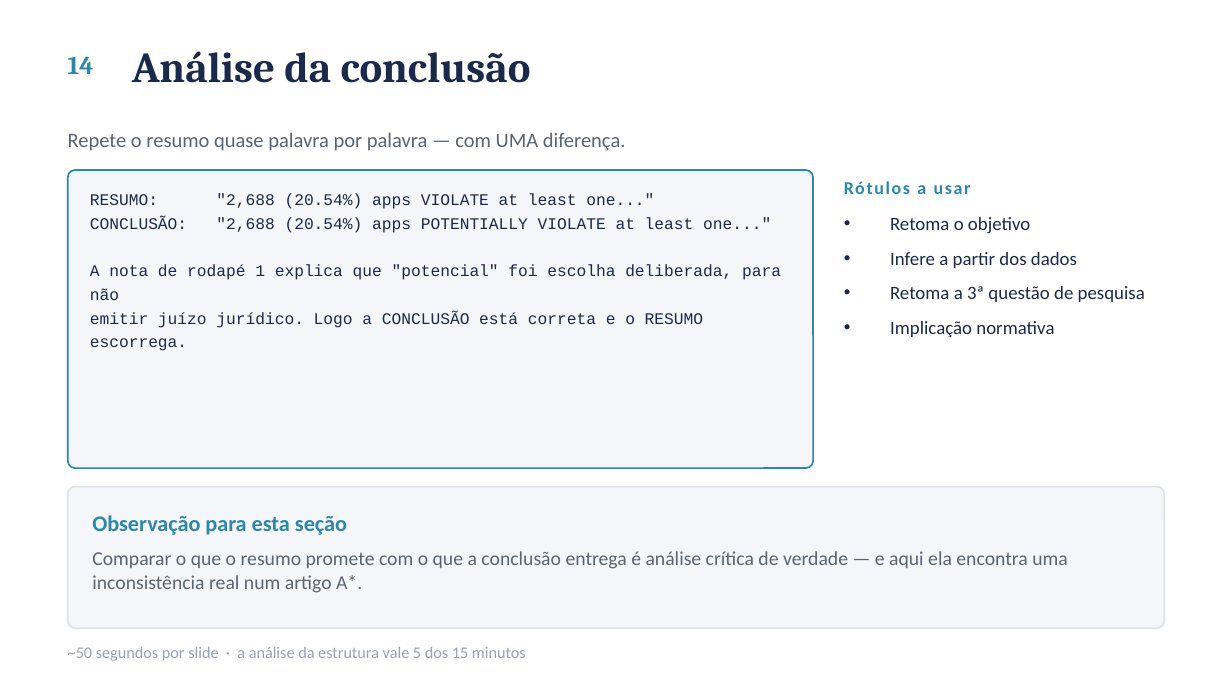
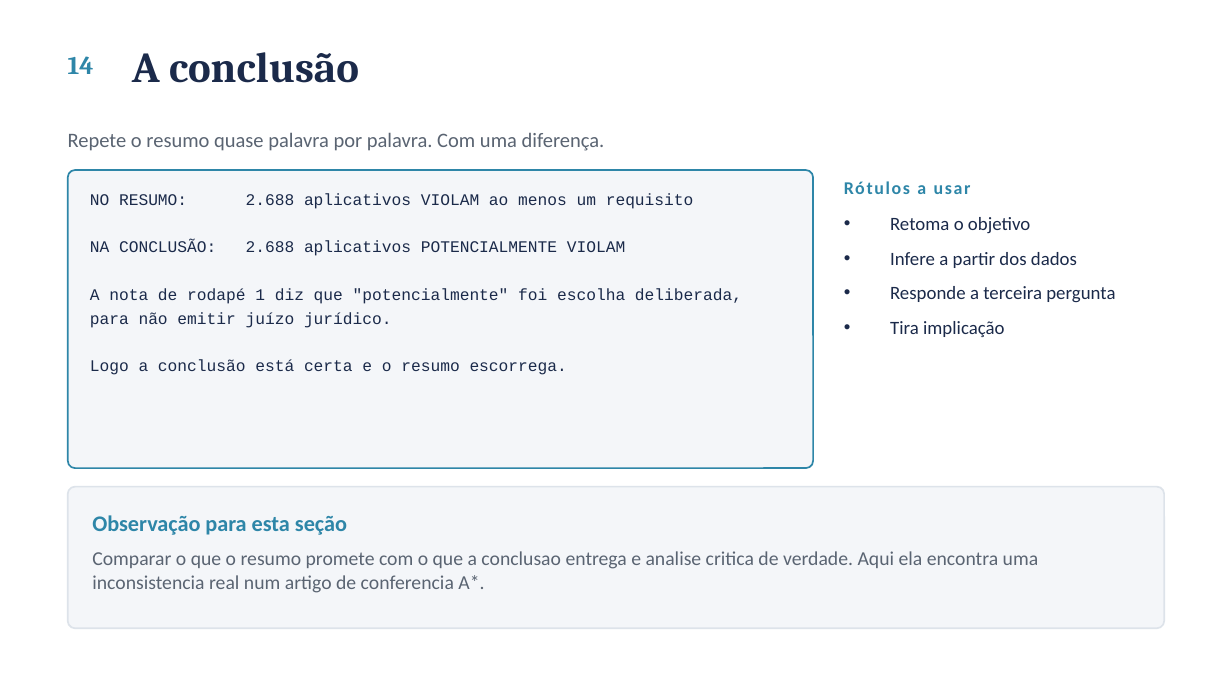
Before and after one commit to ClaudioAMF1/TCC, a slide deck: slide 15 of seminario/seminario-analise-de-artigo.pptx. Drawn at 1232x693 pixels with LibreOffice and Linux fonts; fonts in the diff are those of the drawing. Boxes give left, top, right and bottom in pixels: in the first picture for what was removed or moved away, otherwise in the second. Text is boxed around its words. In the diff, an @@ line names an element or a change of style, - is before the commit and + after.

```diff
--- a/seminario/seminario-analise-de-artigo.pptx
+++ b/seminario/seminario-analise-de-artigo.pptx
@@ text at box(132, 52, 359, 83): text changed @@
-Análise da conclusão
+A conclusão
@@ text at box(68, 132, 605, 151): text changed @@
-Repete o resumo quase palavra por palavra — com UMA diferença.
+Repete o resumo quase palavra por palavra. Com uma diferença.
@@ text at box(90, 193, 742, 375): text changed @@
-RESUMO: "2,688 (20.54%) apps VIOLATE at least one..."
-CONCLUSÃO: "2,688 (20.54%) apps POTENTIALLY VIOLATE at least one..."
-A nota de rodapé 1 explica que "potencial" foi escolha deliberada, para não
-emitir juízo jurídico. Logo a CONCLUSÃO está correta e o RESUMO escorrega.
+NO RESUMO: 2.688 aplicativos VIOLAM ao menos um requisito
+NA CONCLUSÃO: 2.688 aplicativos POTENCIALMENTE VIOLAM
+A nota de rodapé 1 diz que "potencialmente" foi escolha deliberada,
+para não emitir juízo jurídico.
+Logo a conclusão está certa e o resumo escorrega.
@@ text at box(890, 286, 1115, 337): text changed @@
-• Retoma a 3ª questão de pesquisa
-• Implicação normativa
+• Responde a terceira pergunta
+• Tira implicação
@@ text at box(92, 551, 1039, 593): text changed @@
-Comparar o que o resumo promete com o que a conclusão entrega é análise crítica de verdade — e aqui ela encontra uma inconsistência real num artigo A*.
+Comparar o que o resumo promete com o que a conclusao entrega e analise critica de verdade. Aqui ela encontra uma inconsistencia real num artigo de conferencia A*.
@@ text removed at box(68, 647, 526, 661) @@
-~50 segundos por slide · a análise da estrutura vale 5 dos 15 minutos
```
Also in this commit, not shown: 14 other slides changed, 3 other files.
